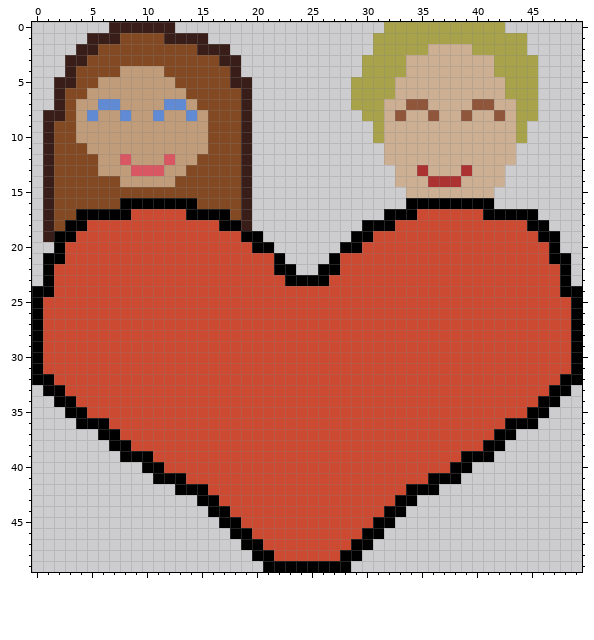
Two versions of one pixel-art file, circular_game/baby theme/parents_love.aseprite. The picture above is the old version.
50x50 pixels, 1 frame.
After:
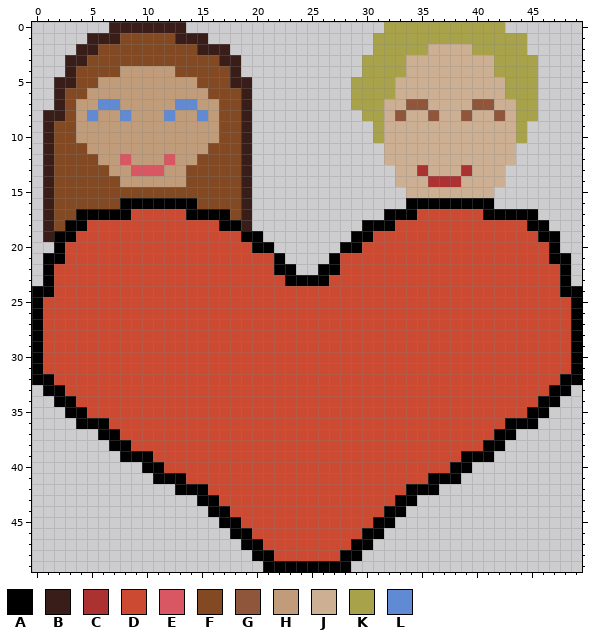
Palette (. is transparent): A #000000  B #381d19  C #ac3232  D #cd4a32  E #d95763  F #834922  G #8f563b  H #c19c7a  J #cdb094  K #a8a34a  L #608ad3
The edit:
Colour B now appears in row 0 at x 13.
The author changed colour B to colour F in row 1 at x 12.
The author changed colour H to colour F in row 13 at x 6.
The author changed colour F to colour H in row 4 at x 12; in row 5 at x 13 to 14; in row 6 at x 14 to 15; in row 7 at x 15 to 16; in rows 8 to 10 at x 16; in row 14 at x 13.
The author changed colour L to colour H in row 7 at x 12; in row 8 at x 11 and 14.
The author changed colour H to colour L in row 7 at x 14; in row 8 at x 12 and 15.
Changed places in both pictures, as pixel boxes (x1, y1, x2, y2):
changed: (153, 22, 219, 187)
changed: (98, 165, 109, 176)
